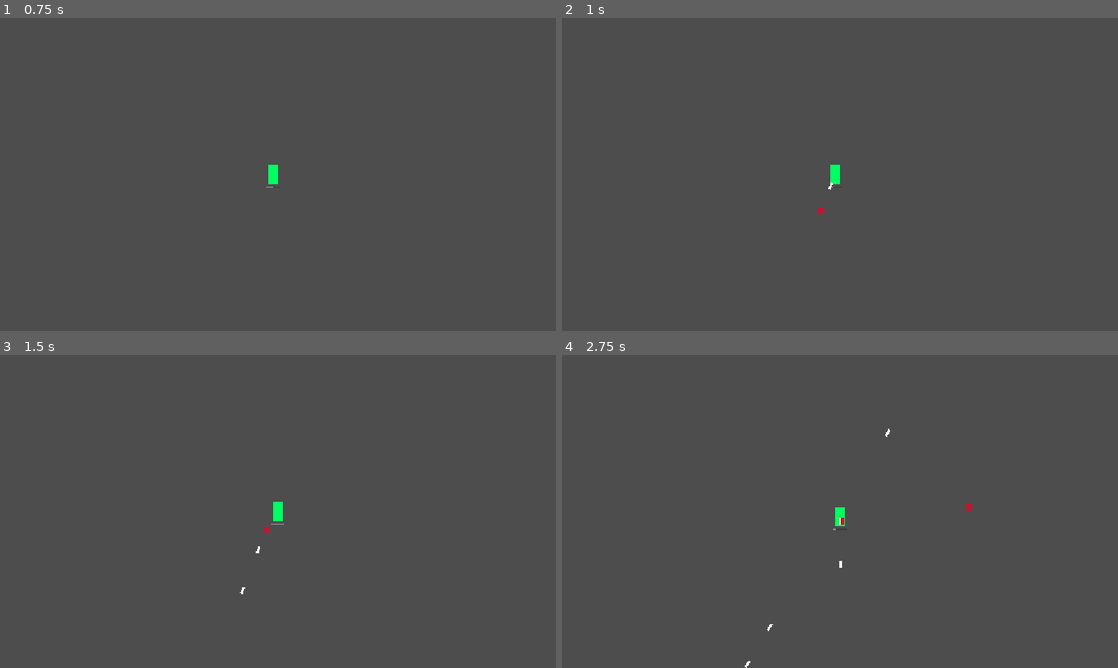
Above: before the commit, frames 1-4 (two rows, left to right).
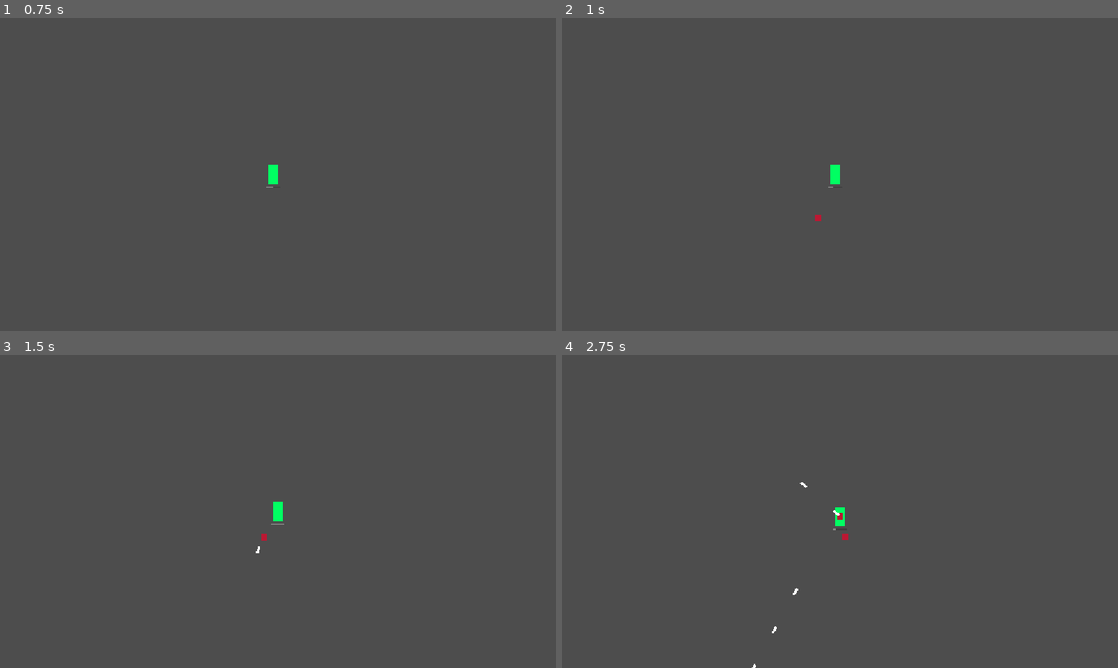
Above: after the commit, the same moments.

Repository: xuansh/my-own-godot-project
Game: Godot game, scene res://Scenes/BattleField/battle_field.tscn
The game is run twice, just before and just after one commit, with the same random seed, the same clock (stepped at 60 frames per second) and the same inputs.
Inputs:
- Up to frame 1 (0.75 s): tap Enter at 0.5 s; tap A (KeyBoard-A) at 0.6 s
- Up to frame 2 (1 s): no input
- Up to frame 3 (1.5 s): tap D (KeyBoard-D) at 1.35 s
- Up to frame 4 (2.75 s): tap S (KeyBoard-S) at 2.1 s

Frame 1 is identical in both runs. In frame 2, less than 0.1% of the frame differs, in the area x 45-49%, y 52-65%; in frame 3, less than 0.1%; in frame 4, 0.2%, in the area x 32-74%, y 23-100%.

Commit message:
v0.1.0

Diff:
--- a/Datas/player_data.gd
+++ b/Datas/player_data.gd
@@ -10,5 +10,9 @@
 @export_range(10.0, 1000.0, 10.0)
 var magnet_range : float
 
+##
 @export
 var additional_bullet_count : int
+
+@export
+var additional_bullet_speed : float = 0.0
--- a/Scenes/BattleField/battle_field.tscn
+++ b/Scenes/BattleField/battle_field.tscn
@@ -13,5 +13,4 @@
 [node name="BulletsContainer" type="Node" parent="." unique_id=156695525 groups=["bullet_container"]]
 
 [node name="EnemySpawnTimer" type="Timer" parent="." unique_id=2021102089]
-wait_time = 0.8
 autostart = true
--- a/Scenes/Player/Components/weapon_component.gd
+++ b/Scenes/Player/Components/weapon_component.gd
@@ -3,7 +3,7 @@
 
 var _body : Entity
 var weapon_definition : WeaponDefinition
-var _timer : Timer
+var _timer := Timer.new()
 var basic_bullet_count : int
 
 func setup(body, defi : WeaponDefinition, timer : Timer):
@@ -12,9 +12,16 @@
 	_body = body
 	_timer = timer
 	timer.wait_time = weapon_definition.cool_time
+	if _body is Player:
+		set_attack_speed(_body.player_data.additional_bullet_speed)
 	timer.one_shot = false
 	timer.timeout.connect(fire)
 	timer.start()
+
+func set_attack_speed(total_additional_speed : float):
+	var time = 1 / ((1 / weapon_definition.cool_time) * (1 + total_additional_speed))
+	print(time)
+	_timer.wait_time = time
 
 func fire():
 	var is_player_hurtable : bool = false
